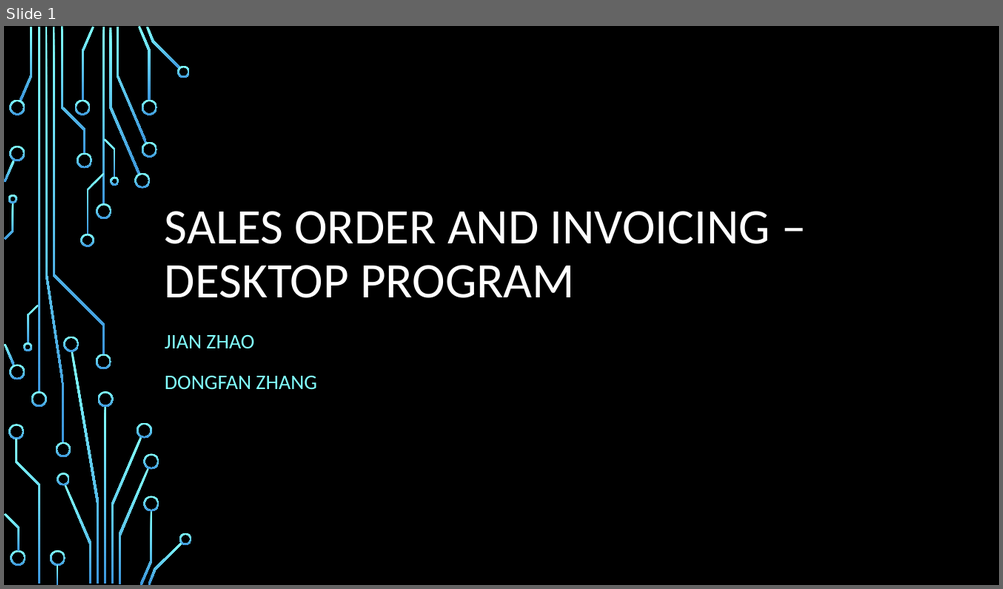
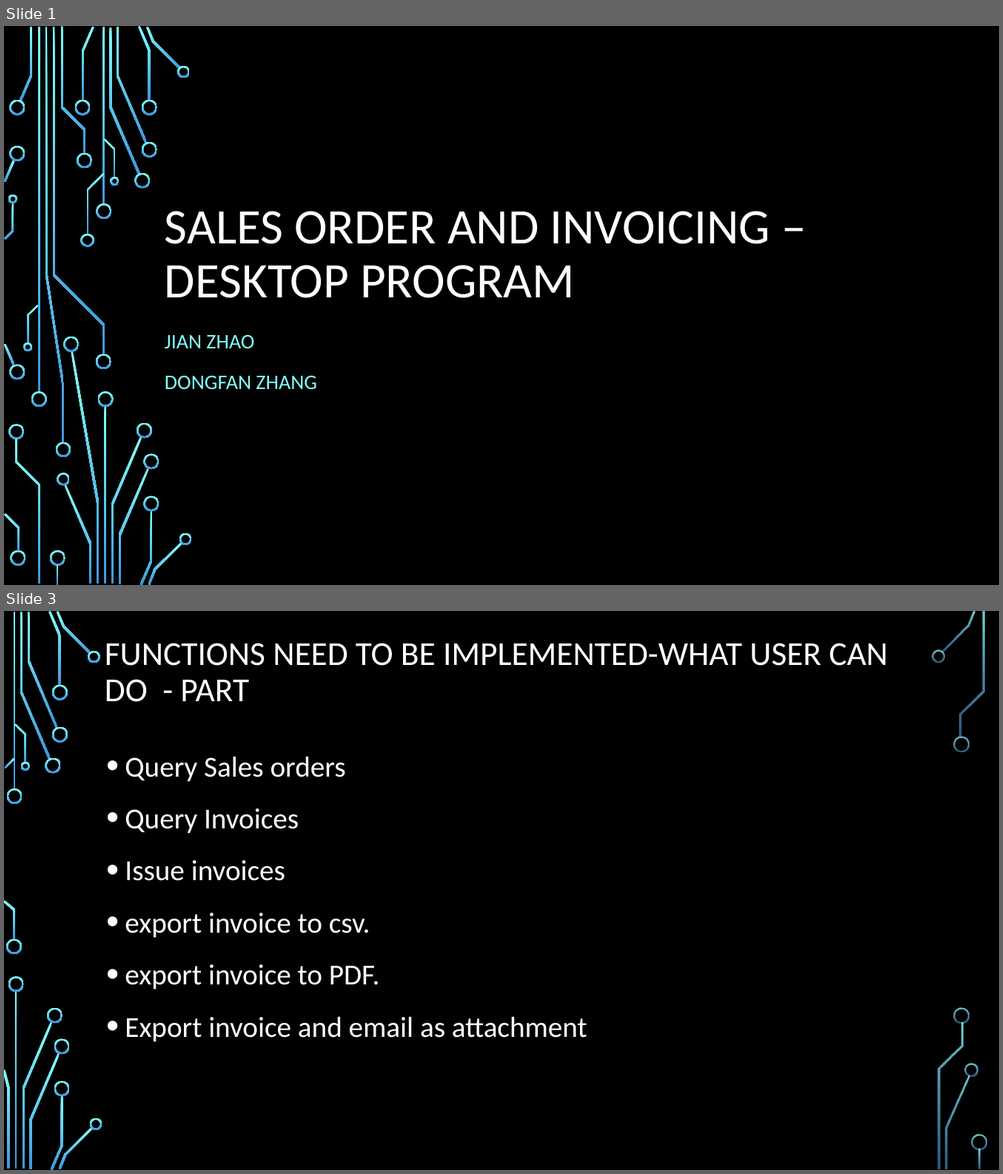
Before and after one commit to zdf22018/project_sales_order_invoicing, a slide deck: Sales Order and invoicing – desktop program.pptx. Shown one above the other, each under a label of ours: slide 1 before the commit, slides 1 and 3 after it; the slides between them are not shown. The pictures are 1003x589 and 1003x1174 pixels, drawn with LibreOffice and Linux fonts; fonts in the diff are those of the drawing; background and template pictures are left out. Boxes give left, top, right and bottom in pixels: in the first picture for what was removed or moved away, otherwise in the second. Text is boxed around its words. In the diff, an @@ line names an element or a change of style, - is before the commit and + after.

Commit message:
ppx updated, fixed the orderstatus count

```diff
--- a/Sales Order and invoicing – desktop program.pptx
+++ b/Sales Order and invoicing – desktop program.pptx
@@ slide 3 added at box(4, 611, 999, 1170), background picture (left out) @@
@@ title added at box(105, 643, 888, 702), 32.4 pt, text #FFFFFF @@
+FUNCTIONS NEED TO BE IMPLEMENTED-WHAT USER CAN DO - PART
@@ text added at box(125, 756, 587, 1042), 28 pt, text #FFFFFF @@
+• Query Sales orders
+• Query Invoices
+• Issue invoices
+• export invoice to csv.
+• export invoice to PDF.
+• Export invoice and email as attachment
@@ group added at box(4, 611, 987, 1170): 33 freeform shapes, 3 rectangles @@
```
Also in this commit, not shown: 8 slides changed, 6 other slides added, 2 slides removed, 20 other files.
